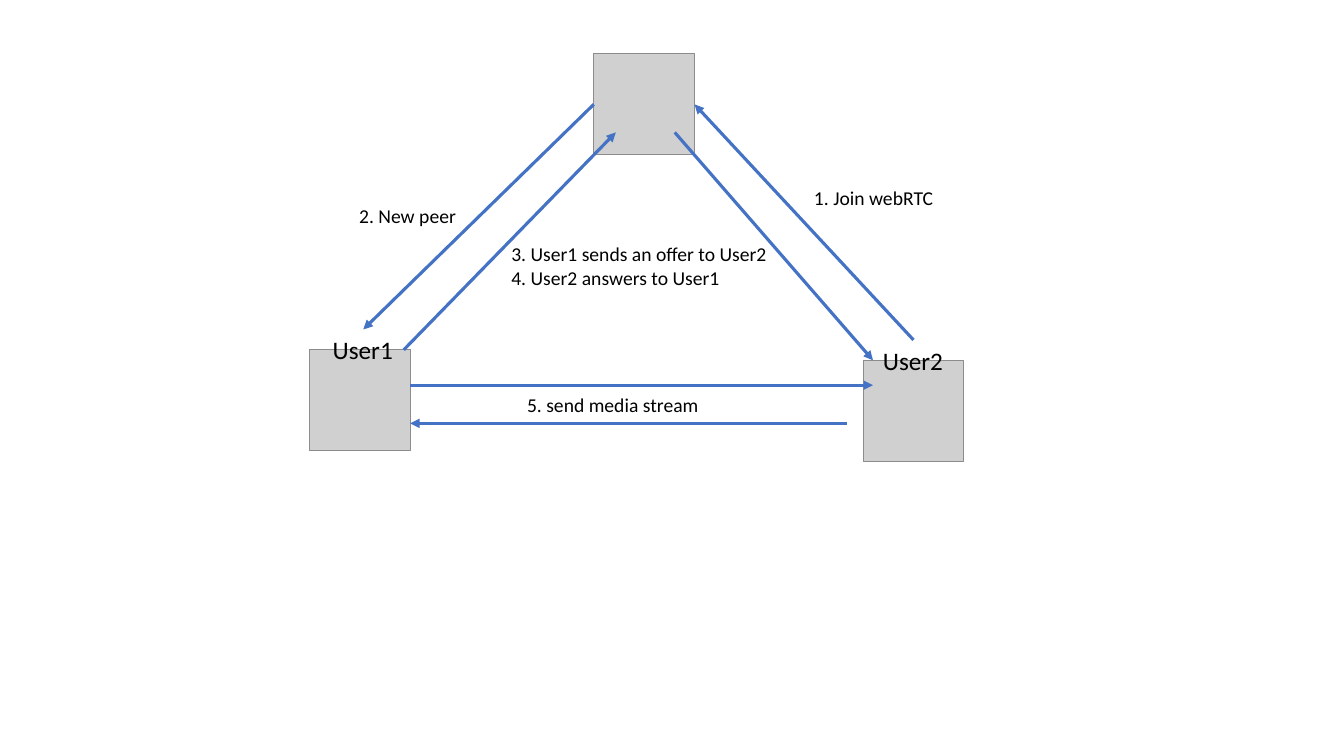
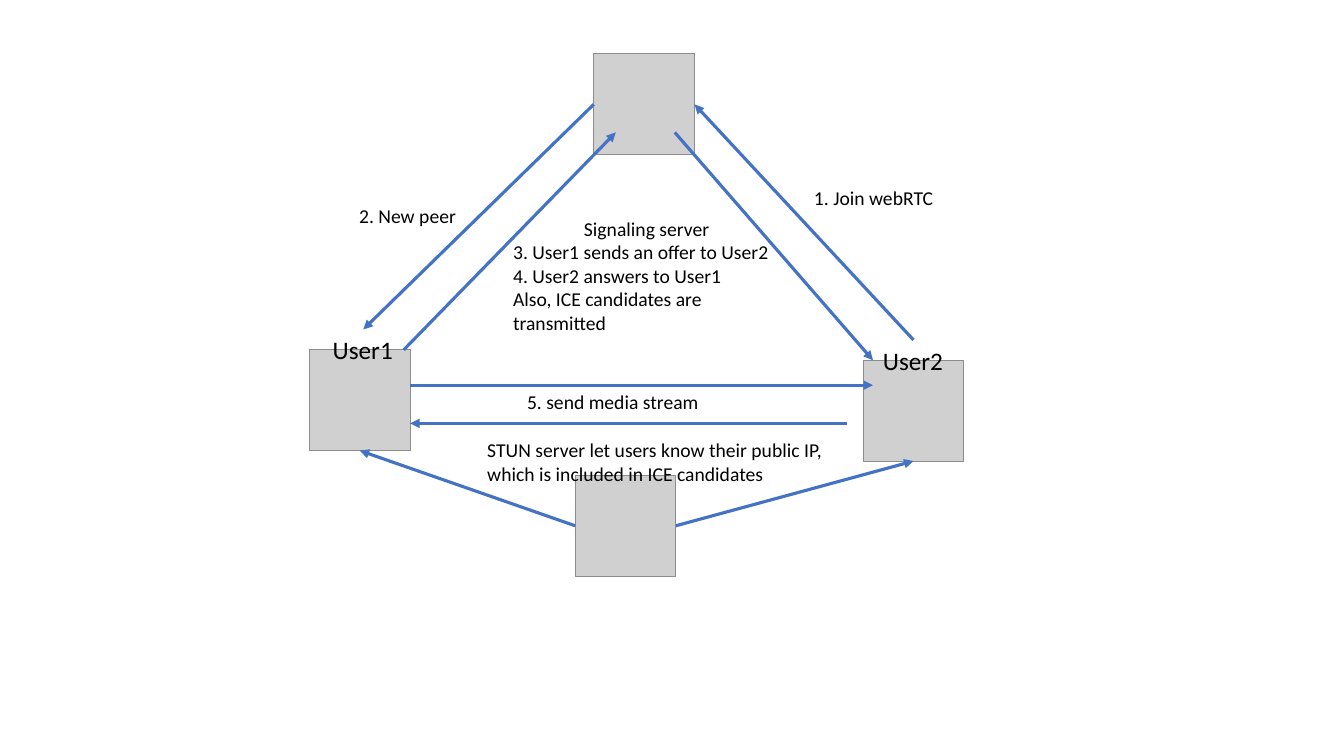
Before and after one commit to vacu9708/video-conference, a slide deck: slide 3 of Architecture.pptx. Drawn at 1344x756 pixels with LibreOffice and Linux fonts; fonts in the diff are those of the drawing; grey boxes stand for pictures. Boxes give left, top, right and bottom in pixels: in the first picture for what was removed or moved away, otherwise in the second. Text is boxed around its words. In the diff, an @@ line names an element or a change of style, - is before the commit and + after.

```diff
--- a/Architecture.pptx
+++ b/Architecture.pptx
@@ text "Signaling server": place and size @@
-text "Signaling server" at box(511, 247, 767, 285)
+text "Signaling server" at box(513, 222, 768, 330)
@@ text at box(584, 222, 709, 240): paragraph added @@
+Signaling server
@@ text at box(513, 292, 702, 330): paragraph added @@
+Also, ICE candidates are transmitted
@@ text added at box(487, 443, 822, 487), 14 pt, text #000000 @@
+STUN server let users know their public IP, which is included in ICE candidates
@@ arrow added from (576, 526) to (360, 451), #4472C4 2.25 pt @@
@@ picture added at box(576, 476, 677, 577) @@
@@ arrow added from (677, 526) to (913, 461), #4472C4 2.25 pt @@
```
